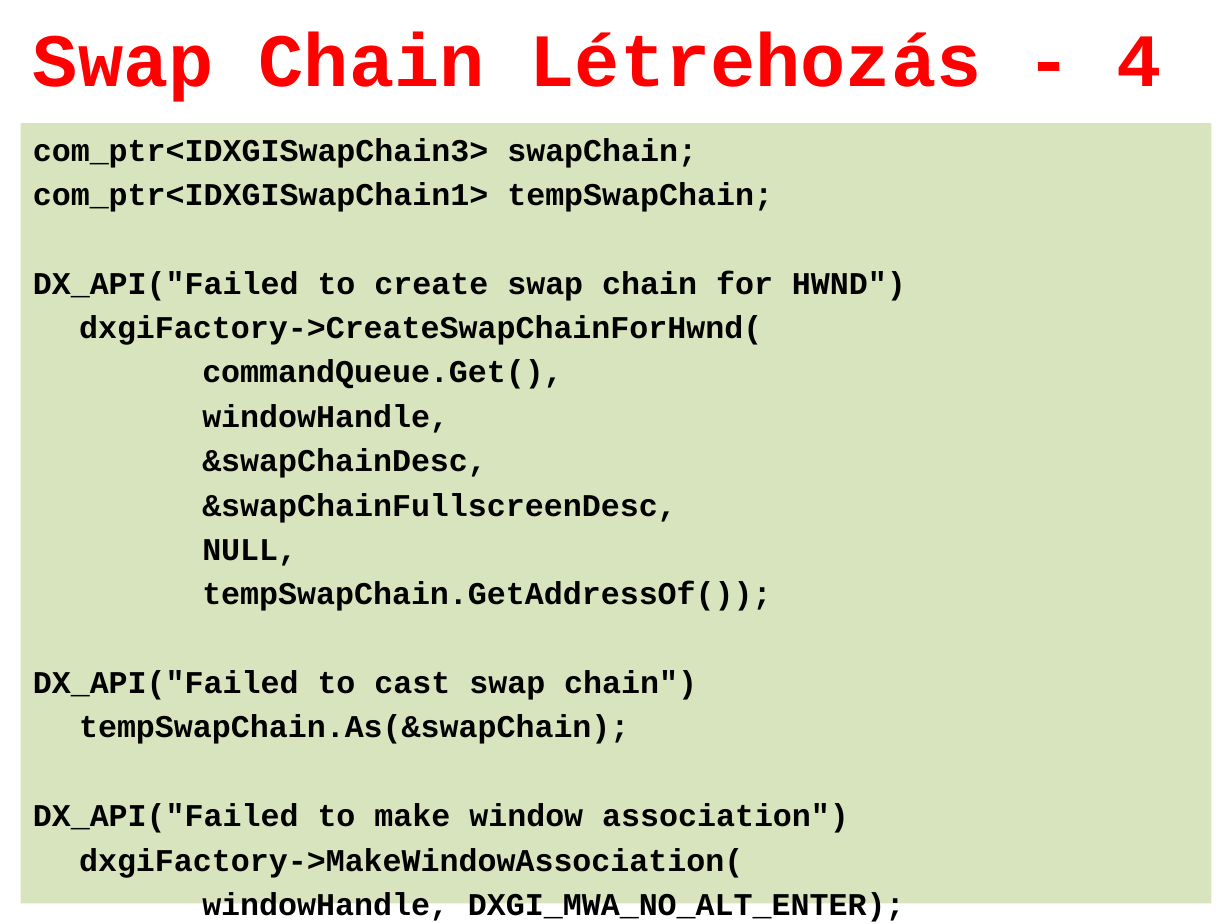
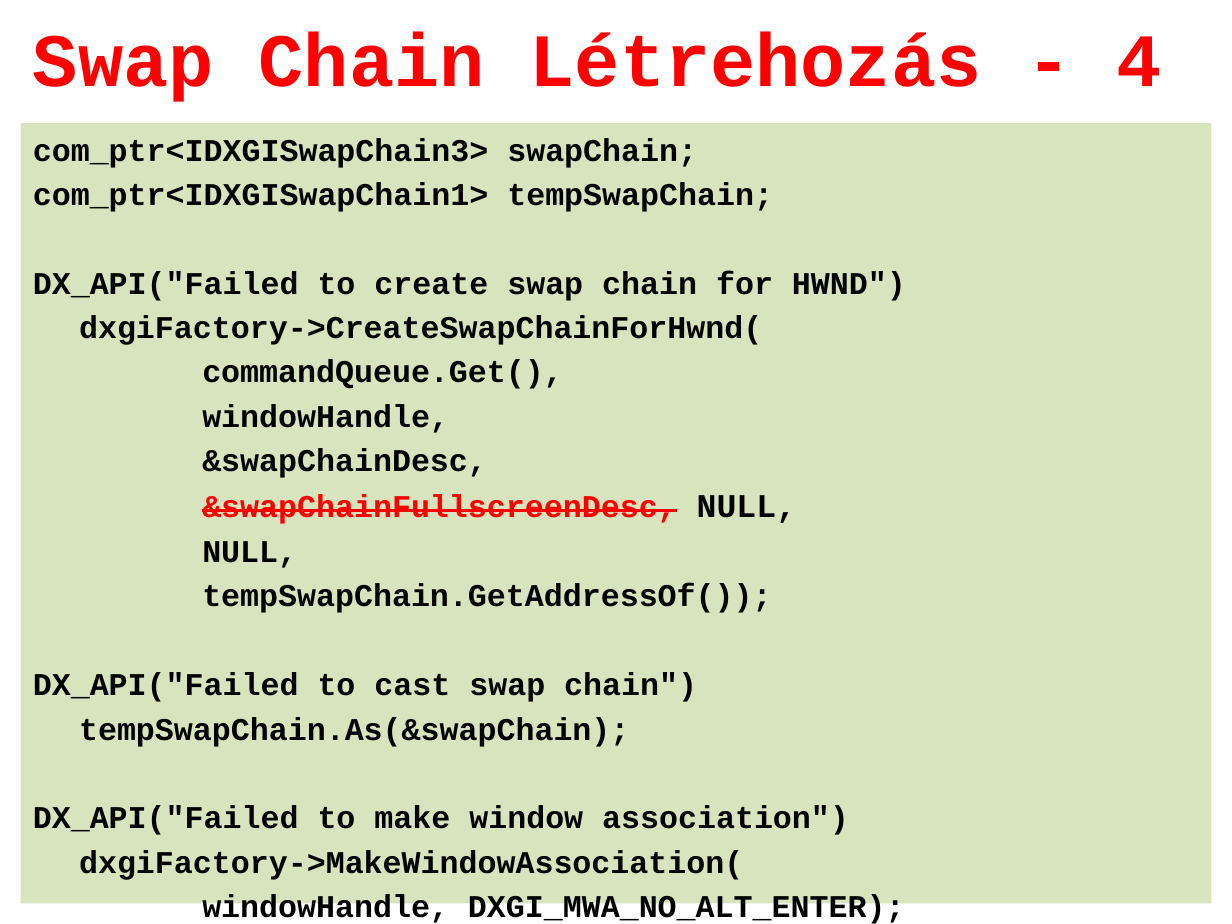
Before and after one commit to szecsi/dx12, a slide deck: slide 19 of Slides/ggl001-HelloTriangle.pptx. Drawn at 1232x924 pixels with LibreOffice and Linux fonts; fonts in the diff are those of the drawing; background and template pictures are left out. Boxes give left, top, right and bottom in pixels: in the first picture for what was removed or moved away, otherwise in the second. Text is boxed around its words. In the diff, an @@ line names an element or a change of style, - is before the commit and + after.

```diff
--- a/Slides/ggl001-HelloTriangle.pptx
+++ b/Slides/ggl001-HelloTriangle.pptx
@@ text at <box>202,495,797,524</box>: text changed; text colour #000000 to #FF0000 @@
-&swapChainFullscreenDesc,
+&swapChainFullscreenDesc, NULL,
```
Also in this commit, not shown: 3 other slides changed, 26 other files.
